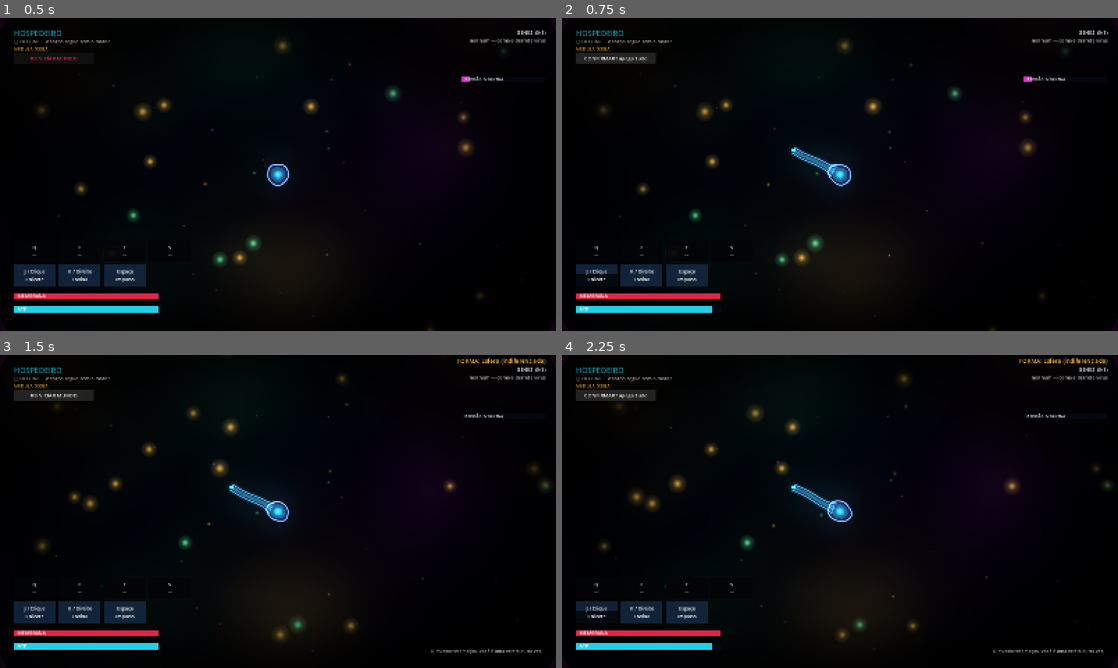
Above: before the commit, frames 1-4 (two rows, left to right).
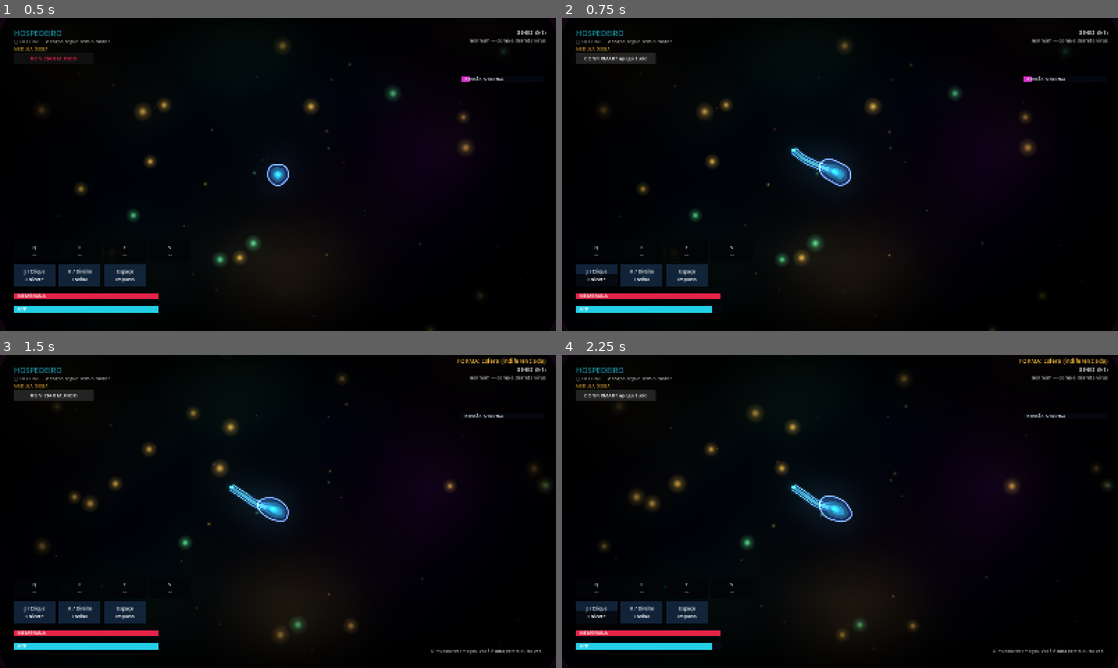
Above: after the commit, the same moments.

Repository: jodaltro/mmorpg
Game: Godot game, scene res://scenes/main.tscn
The game is run twice, just before and just after one commit, with the same random seed, the same clock (stepped at 60 frames per second) and the same inputs.
Inputs:
- Up to frame 1 (0.5 s): no input
- Up to frame 2 (0.75 s): click "REINICIAR MUNDO" at 0.5 s
- Up to frame 3 (1.5 s): click "CONFIRMAR? apaga tudo" at 1.25 s
- Up to frame 4 (2.25 s): click "REINICIAR MUNDO" at 2 s

Frame 1 is identical in both runs. In frame 2, 0.4% of the frame differs, in the area x 41-52%, y 41-54%; in frame 3, 0.4%; in frame 4, 0.4%.

Commit message:
Limbs grow out of the membrane: bulge, nucleus pull, arc and flowing core
The membrane swells where a limb emerges, the nucleus stretches towards it,
the root is a wide neck that dissolves into the body, the limb arcs instead
of being a straight line, and a core strand flows along it.

Co-Authored-By: Claude Sonnet 5.5 <noreply@anthropic.com>

Diff:
--- a/clients/hospedeiro/scripts/runtime/bio_cell_body.gd
+++ b/clients/hospedeiro/scripts/runtime/bio_cell_body.gd
@@ -51,6 +51,7 @@
 var _swell_target := 1.0
 var _swell_until := 0.0
 var _kicks: Array = []  # [seconds left, velocity]
+var _bulges := {}  # limb id -> [angle, amount, spread]: the membrane swells where a limb is being pushed out
 
 
 func configure(radius: float, core_color: Color, edge_color: Color, spike_count: int, spike_len: float, spin_speed: float, z: int) -> void:
@@ -154,6 +155,15 @@
 func swell(factor: float, seconds: float) -> void:
 	_swell_target = factor
 	_swell_until = BioClock.now() + seconds
+
+
+## A limb tells the body where it is emerging, so the membrane and the nucleus flow into it instead of it being stuck on.
+func set_bulge(id: int, angle: float, amount: float, spread: float) -> void:
+	_bulges[id] = [angle, amount, spread]
+
+
+func clear_bulge(id: int) -> void:
+	_bulges.erase(id)
 
 
 func _step_elastic(delta: float) -> void:
@@ -213,7 +223,11 @@
 			lobe = _lobe_amp_now * pow(maxf(0.0, cos((a - t * 0.25) * _lobes)), 2.0)
 		var along := n.dot(dir)
 		var squash := 1.0 + stretch * along * along - stretch * 0.5 * (1.0 - along * along)
-		var p := n * radius_units * BioArt.UNIT * (w + spike + lobe) * squash * breath * _size_mul * _size_now * _swell
+		var swelling := 1.0
+		for b in _bulges.values():
+			var d := angle_difference(a, float(b[0])) / float(b[2])
+			swelling += float(b[1]) * exp(-d * d)
+		var p := n * radius_units * BioArt.UNIT * (w + spike + lobe) * squash * breath * _size_mul * _size_now * _swell * swelling
 		if absf(_stretch) > 0.002:  # volume-preserving rubber stretch, with the leading side bulging further
 			var along_p := p.dot(_stretch_dir)
 			var side := p - _stretch_dir * along_p
@@ -226,7 +240,15 @@
 	var pulse := 1.0 + 0.12 * sin(t * 2.3)
 	_nucleus.scale = Vector2.ONE * (_nucleus_now * radius_units * 1.7 * pulse * (1.0 + _telegraph * 0.5) * BioArt.UNIT / 128.0)
 	_nucleus.modulate = BioArt.with_alpha(_core_now().lerp(BioArt.CRIMSON, _telegraph), 0.75)
-	_nucleus.position = _smooth_velocity * 0.01
+	var pull := Vector2.ZERO
+	for b in _bulges.values():
+		pull += Vector2.from_angle(float(b[0])) * float(b[1])
+	_nucleus.position = _smooth_velocity * 0.01 + pull * radius_units * BioArt.UNIT * 0.55
+	if pull.length() > 0.02:  # the nucleus stretches towards where the limb is growing
+		_nucleus.rotation = pull.angle()
+		_nucleus.scale *= Vector2(1.0 + minf(pull.length(), 1.0) * 0.7, 1.0 - minf(pull.length(), 1.0) * 0.12)
+	else:
+		_nucleus.rotation = 0.0
 	queue_redraw()
 
 
--- a/clients/hospedeiro/scripts/runtime/bio_limb.gd
+++ b/clients/hospedeiro/scripts/runtime/bio_limb.gd
@@ -36,6 +36,8 @@
 var _seed := randf() * 20.0
 var _pts := PackedVector2Array()
 var _tip_dir := Vector2.RIGHT
+var _bend := 1.0 if randf() > 0.5 else -1.0
+var body: BioCellBody
 
 
 func _ready() -> void:
@@ -45,6 +47,11 @@
 	var anchor := aim * body_radius_px * 0.55
 	for i in POINTS:
 		_pts[i] = anchor
+
+
+func _exit_tree() -> void:
+	if body != null and is_instance_valid(body):
+		body.clear_bulge(get_instance_id())
 
 
 func release() -> void:
@@ -105,11 +112,16 @@
 	var rate := lerpf(9.0, 70.0, stiff)
 	var wave_amp := float(style.get("wave", 0.25)) * length_now * 0.15 * (1.0 - stiff * 0.9) * minf(_ext, 1.2)
 	var speed := float(style.get("speed", 1.0))
+	var bend_amp := length_now * 0.13 * (1.0 - stiff * 0.8) * minf(_ext, 1.1)
 	_pts[0] = anchor
+	if body != null and is_instance_valid(body):
+		var root_w := float(style.get("base", 15.0)) * 1.6
+		body.set_bulge(get_instance_id(), dir.angle(), clampf(_ext, 0.0, 1.0) * clampf(root_w / maxf(body_radius_px, 1.0), 0.0, 1.0) * 0.95, 0.5 + root_w / maxf(body_radius_px, 1.0) * 0.5)
 	for i in range(1, POINTS):
 		var f := i / float(POINTS - 1)
 		var wanted := anchor.lerp(tip_target, f)
 		wanted += perp * sin(_age * 7.0 * speed - f * 5.0 + _seed) * wave_amp * sin(PI * f)
+		wanted += perp * _bend * bend_amp * sin(PI * f) * (1.0 - f * 0.35)  # a natural arc, not a ruler
 		wanted -= vel * 0.022 * f * (1.0 - stiff)
 		var r := rate * lerpf(1.25, 0.6, f * (1.0 - stiff))
 		_pts[i] = _pts[i].lerp(wanted, 1.0 - exp(-r * delta))
@@ -121,7 +133,8 @@
 	var base := float(style.get("base", 15.0))
 	var tip_w := float(style.get("tip_w", 12.0))
 	var w := lerpf(base, tip_w, pow(f, 0.8))
-	w *= 1.0 + 0.5 * maxf(0.0, 1.0 - f / 0.18)  # the root flares into the membrane
+	var neck := smoothstep(0.0, 1.0, maxf(0.0, 1.0 - f / 0.32))
+	w *= 1.0 + 0.7 * neck * neck  # the root is a wide neck that narrows like drawn-out membrane
 	return w * lerpf(0.55, 1.0, minf(_ext, 1.0))
 
 
@@ -144,9 +157,13 @@
 	_strip(left, right, _pts, 1.7, BioArt.with_alpha(glow_c, 0.07 * alpha))
 	_strip(left, right, _pts, 1.0, BioArt.with_alpha(edge.lerp(core, 0.4), 0.24 * alpha))
 	_strip(left, right, _pts, 0.45, BioArt.with_alpha(core.lerp(Color.WHITE, 0.2), 0.2 * alpha))
+	_flow(left, right, alpha)
 	var outline_c := BioArt.with_alpha(edge.lerp(Color.WHITE, 0.2), 0.8 * alpha)
-	draw_polyline(left, outline_c, 2.2, true)
-	draw_polyline(right, outline_c, 2.2, true)
+	for i in POINTS - 1:  # outline fades in away from the root, so no seam shows inside the body
+		var fo := smoothstep(0.05, 0.35, i / float(POINTS - 1))
+		var oc := BioArt.with_alpha(outline_c, outline_c.a * fo)
+		draw_line(left[i], left[i + 1], oc, 2.2, true)
+		draw_line(right[i], right[i + 1], oc, 2.2, true)
 	var tip := _pts[POINTS - 1]
 	var d_tip := _tip_dir
 	_draw_extras(widths, alpha)
@@ -155,14 +172,30 @@
 
 ## A tapered ribbon as quads between the two edges (scaled around the spine).
 func _strip(left: PackedVector2Array, right: PackedVector2Array, spine: PackedVector2Array, width_scale: float, color: Color) -> void:
-	var colors := PackedColorArray([color, color, color, color])
 	for i in POINTS - 1:
+		var fade := smoothstep(0.0, 0.3, i / float(POINTS - 1))  # the root dissolves into the membrane
+		var c0 := BioArt.with_alpha(color, color.a * fade)
+		var c1 := BioArt.with_alpha(color, color.a * smoothstep(0.0, 0.3, (i + 1) / float(POINTS - 1)))
+		var colors := PackedColorArray([c0, c1, c1, c0])
 		var q := PackedVector2Array([
 			spine[i] + (left[i] - spine[i]) * width_scale,
 			spine[i + 1] + (left[i + 1] - spine[i + 1]) * width_scale,
 			spine[i + 1] + (right[i + 1] - spine[i + 1]) * width_scale,
 			spine[i] + (right[i] - spine[i]) * width_scale])
 		draw_primitive(q, colors, PackedVector2Array())
+
+
+## The nucleus's light flows into the limb: a bright core strand, strongest at the root and travelling outwards.
+func _flow(left: PackedVector2Array, right: PackedVector2Array, alpha: float) -> void:
+	for i in POINTS - 1:
+		var f := i / float(POINTS - 1)
+		var wave := 0.5 + 0.5 * sin(_age * 6.0 - f * 9.0)
+		var thin := clampf(14.0 / maxf(float(style.get("base", 15.0)), 1.0), 0.3, 1.0)
+		var c := BioArt.with_alpha(core.lerp(Color.WHITE, 0.35), (0.34 * (1.0 - f) + 0.1 + 0.1 * wave) * alpha * thin * smoothstep(0.0, 0.2, f))
+		var s0 := _pts[i]
+		var s1 := _pts[i + 1]
+		var q := PackedVector2Array([s0 + (left[i] - s0) * 0.55, s1 + (left[i + 1] - s1) * 0.55, s1 + (right[i + 1] - s1) * 0.55, s0 + (right[i] - s0) * 0.55])
+		draw_primitive(q, PackedColorArray([c, c, c, c]), PackedVector2Array())
 
 
 func _at(f: float) -> Vector2:
--- a/clients/hospedeiro/scripts/runtime/bio_limbs.gd
+++ b/clients/hospedeiro/scripts/runtime/bio_limbs.gd
@@ -42,6 +42,7 @@
 	if opts.has("style"):
 		limb.style.merge(opts["style"], true)
 	limb.host = _host
+	limb.body = _body
 	limb.core = _body.core
 	limb.edge = _body.edge
 	limb.tint = opts.get("tint", Color(0, 0, 0, 0))
--- a/clients/hospedeiro/tests/capture_body.gd
+++ b/clients/hospedeiro/tests/capture_body.gd
@@ -2,7 +2,7 @@
 ## The basic lash of every form, with and without a ferocious/agile look (real renderer):
 ## godot --path clients/hospedeiro --script res://tests/capture_body.gd -- <output_dir>
 
-const FORMS := [&"esfera", &"mieloide", &"macrofago", &"neutrofilo", &"dendritica", &"linfocito_b", &"t_citotoxico", &"t_auxiliar"]
+const FORMS := [&"esfera", &"macrofago", &"dendritica", &"t_auxiliar"]
 
 
 func _initialize() -> void:
@@ -17,7 +17,7 @@
 	world.virus_count = 0
 	root.add_child(world)
 	await create_timer(0.6).timeout
-	world.camera.zoom = Vector2.ONE * 2.2
+	world.camera.zoom = Vector2.ONE * 3.4
 	var ctrl := world.player.get_node("Controller") as BioCellController
 	for child in world.player.get_children():
 		if child is BioPlayerInput:
@@ -27,7 +27,7 @@
 	for child in world.player.get_children():
 		if child is BioCellBody:
 			body = child
-	for look_name in ["plain", "fierce"]:
+	for look_name in ["plain"]:
 		for form in FORMS:
 			world.genome.lineage = form if form != &"esfera" else &""
 			world.player.combatant.set_genome(world.genome)
@@ -39,8 +39,8 @@
 			await create_timer(1.2).timeout
 			world.player.combatant.reset_vitals()
 			ctrl.lash()
-			for i in 2:
-				await create_timer(0.1).timeout
+			for i in 3:
+				await create_timer(0.05).timeout
 				root.get_texture().get_image().save_png("%s/lash_%s_%s_%d.png" % [out_dir, look_name, form, i])
 			await create_timer(0.8).timeout
 	quit()
